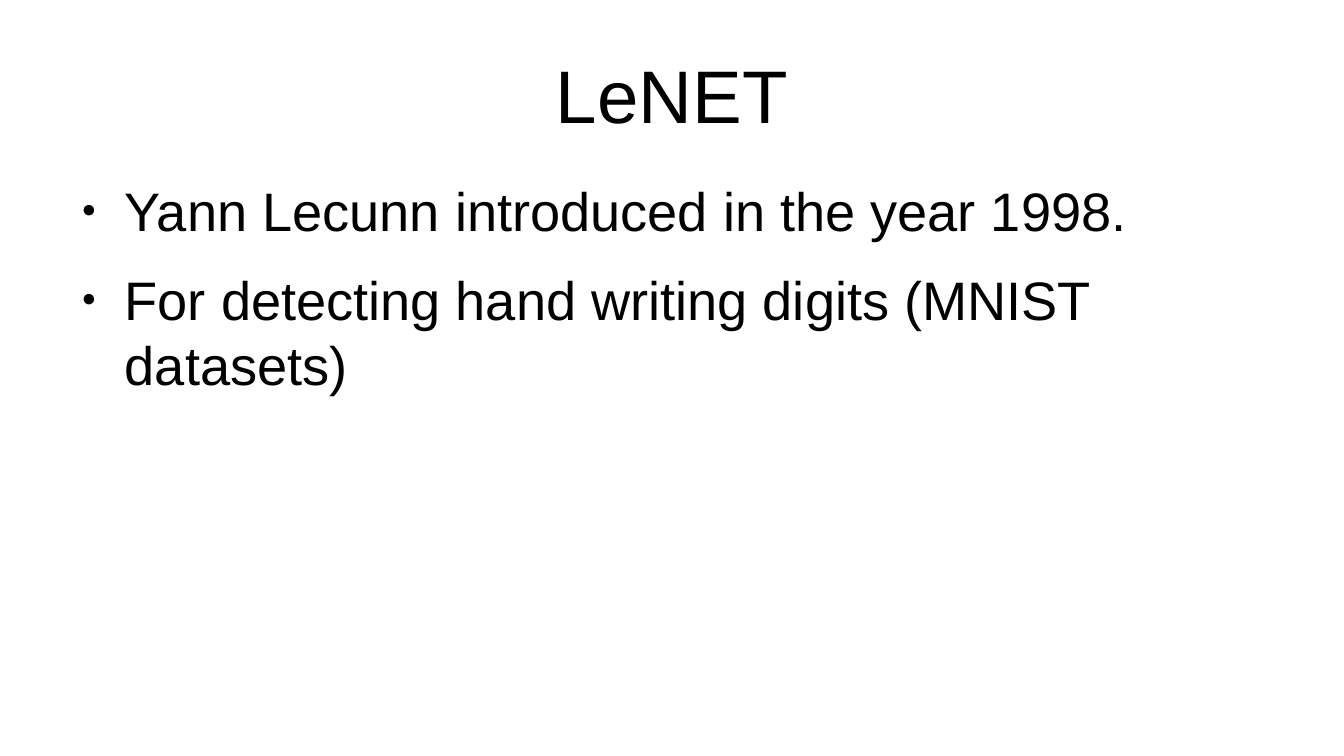
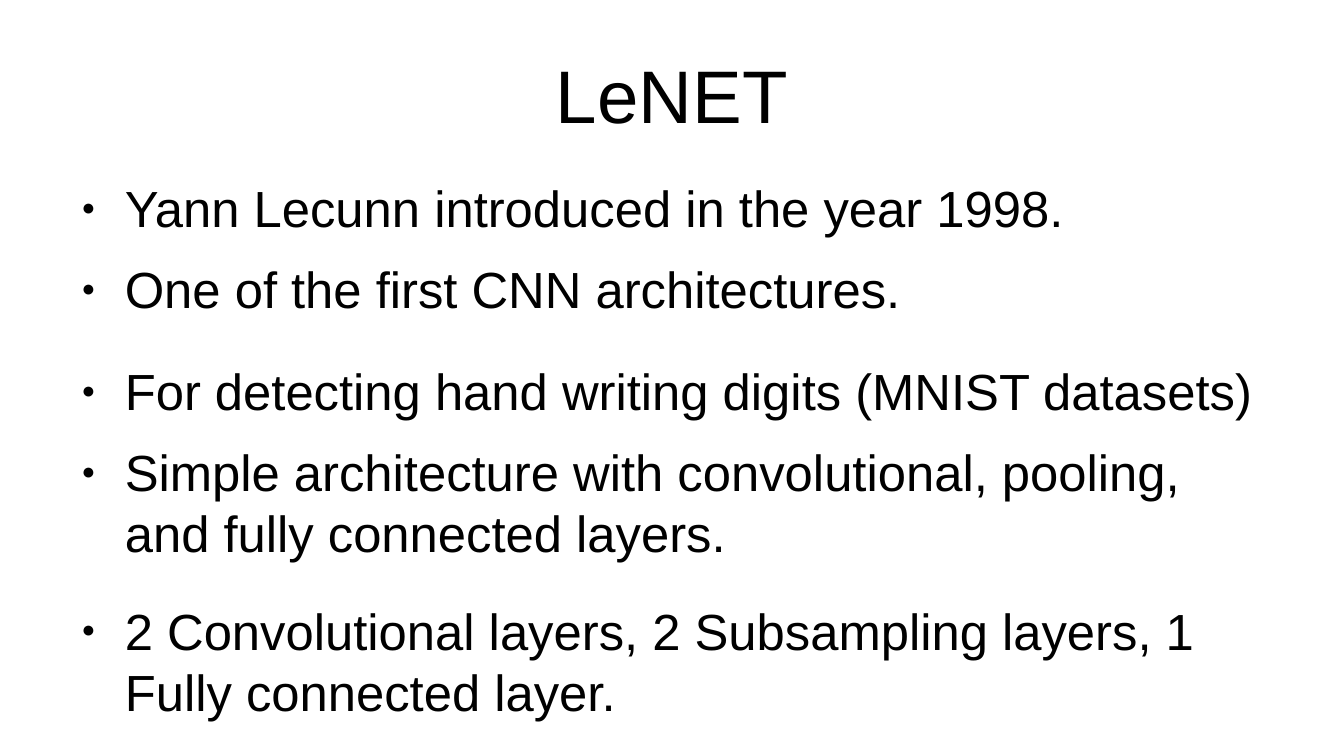
Before and after one commit to sreenivasulum/Presentations, a slide deck: slide 30 of CNN presentation.odp (slide 16 before the commit). Drawn at 1344x756 pixels with LibreOffice and Linux fonts; fonts in the diff are those of the drawing. Boxes give left, top, right and bottom in pixels: in the first picture for what was removed or moved away, otherwise in the second. Text is boxed around its words. In the diff, an @@ line names an element or a change of style, - is before the commit and + after.

```diff
--- a/CNN presentation.odp
+++ b/CNN presentation.odp
@@ text at (125, 190, 1252, 421): size 32 to 30 pt in "Yann Lecunn introduced in the year 1998.", "For detecting hand writing digits (MNIST datasets)" @@
@@ text at (125, 271, 901, 309): paragraph added @@
+● One of the first CNN architectures.
@@ text at (125, 454, 1194, 721): paragraphs added @@
+● Simple architecture with convolutional, pooling, and fully connected layers.
+● 2 Convolutional layers, 2 Subsampling layers, 1 Fully connected layer.
```
Also in this commit, not shown: 4 other slides changed, 18 slides added, 9 other files.
